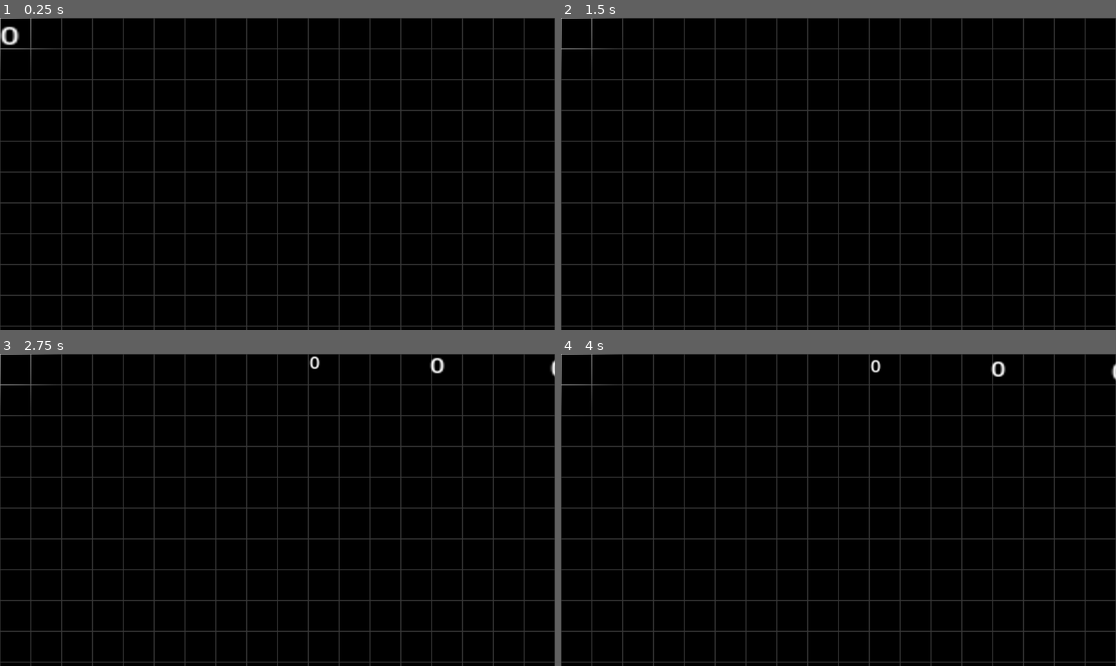
Above: before the commit, frames 1-4 (two rows, left to right).
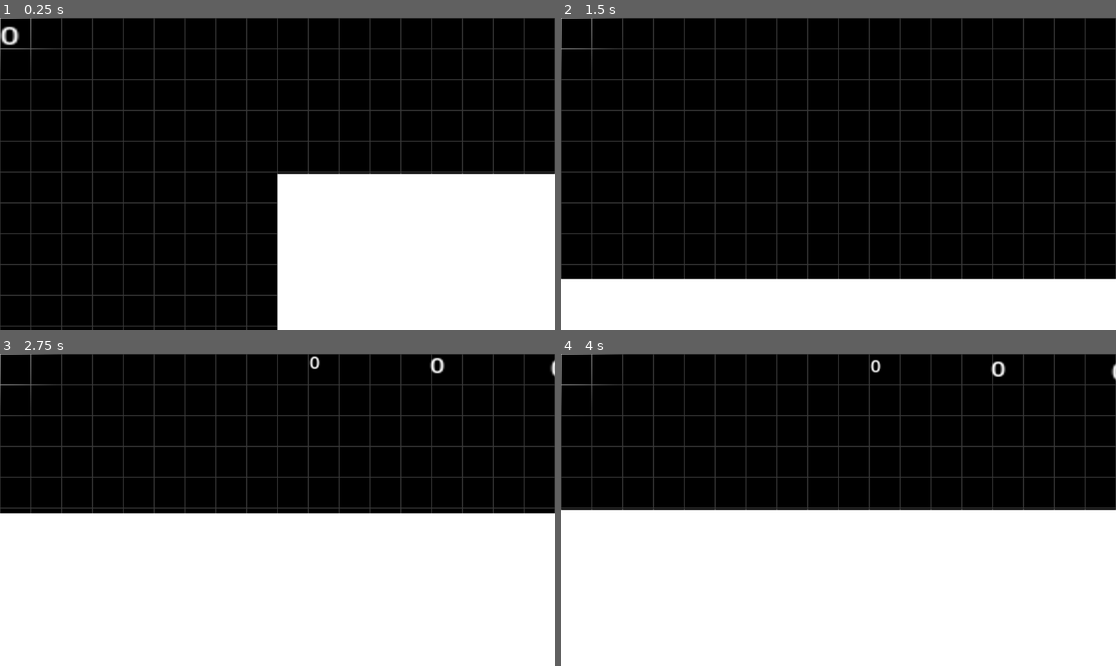
Above: after the commit, the same moments.

Repository: Lueegee1/Skr-t-Kast-Spil
Game: Godot game, scene res://main/root.tscn
The game is run twice, just before and just after one commit, with the same random seed, the same clock (stepped at 60 frames per second) and the same inputs.
Inputs:
- Up to frame 1 (0.25 s): no input
- Up to frame 2 (1.5 s): tap Enter at 0.5 s
- Up to frame 3 (2.75 s): no input
- Up to frame 4 (4 s): no input

The runs differ from the first frame. In frame 1, 25% of the frame differs, in the area x 49-100%, y 49-100%; in frame 2, 16%; in frame 3, 49%; in frame 4, 50%, in the area x 0-100%, y 49-100%.

Commit message:
Fixed layering of background

Diff:
--- a/main/main.tscn
+++ b/main/main.tscn
@@ -5,6 +5,10 @@
 [ext_resource type="Script" uid="uid://c1vagnp7y22hl" path="res://main/BallMechanics.gd" id="2_pjrb6"]
 [ext_resource type="Script" uid="uid://dxurlyfv61set" path="res://main/Ground.gd" id="3_xwkvk"]
 [ext_resource type="Script" uid="uid://ede05gusyuy4" path="res://main/GroundCollision.gd" id="4_c651c"]
+
+[sub_resource type="PhysicsMaterial" id="PhysicsMaterial_xwkvk"]
+friction = 0.5
+bounce = 0.5
 
 [sub_resource type="GDScript" id="GDScript_3wy1v"]
 
@@ -15,10 +19,6 @@
 shader_parameter/ball_position = Vector2(0, 0)
 shader_parameter/light_radius = 150.0
 script = SubResource("GDScript_3wy1v")
-
-[sub_resource type="PhysicsMaterial" id="PhysicsMaterial_xwkvk"]
-friction = 0.5
-bounce = 0.5
 
 [sub_resource type="RectangleShape2D" id="RectangleShape2D_xwkvk"]
 size = Vector2(3458, 115.5)
@@ -63,14 +63,6 @@
 offset_bottom = -282.0
 scale = Vector2(0.7734855, 16.107555)
 
-[node name="BackGround" type="ColorRect" parent="UI"]
-z_index = -4096
-material = SubResource("ShaderMaterial_kfbq2")
-offset_left = -28.0
-offset_top = -344.0
-offset_right = 1713.0
-offset_bottom = 791.0
-
 [node name="LaunchSite" type="Node2D" parent="."]
 
 [node name="RigidBody2D" type="RigidBody2D" parent="LaunchSite"]
@@ -90,7 +82,20 @@
 [node name="Marker2D" type="Marker2D" parent="LaunchSite"]
 
 [node name="Ground" type="Node2D" parent="."]
+top_level = true
+visibility_layer = 3
+z_index = 1000
 script = ExtResource("3_xwkvk")
+
+[node name="BackGround" type="ColorRect" parent="Ground"]
+show_behind_parent = true
+z_index = -10
+z_as_relative = false
+material = SubResource("ShaderMaterial_kfbq2")
+offset_left = -1490.0
+offset_top = -1200.0
+offset_right = 3467.0
+offset_bottom = 791.0
 
 [node name="Test solid" type="StaticBody2D" parent="."]
 script = ExtResource("4_c651c")
